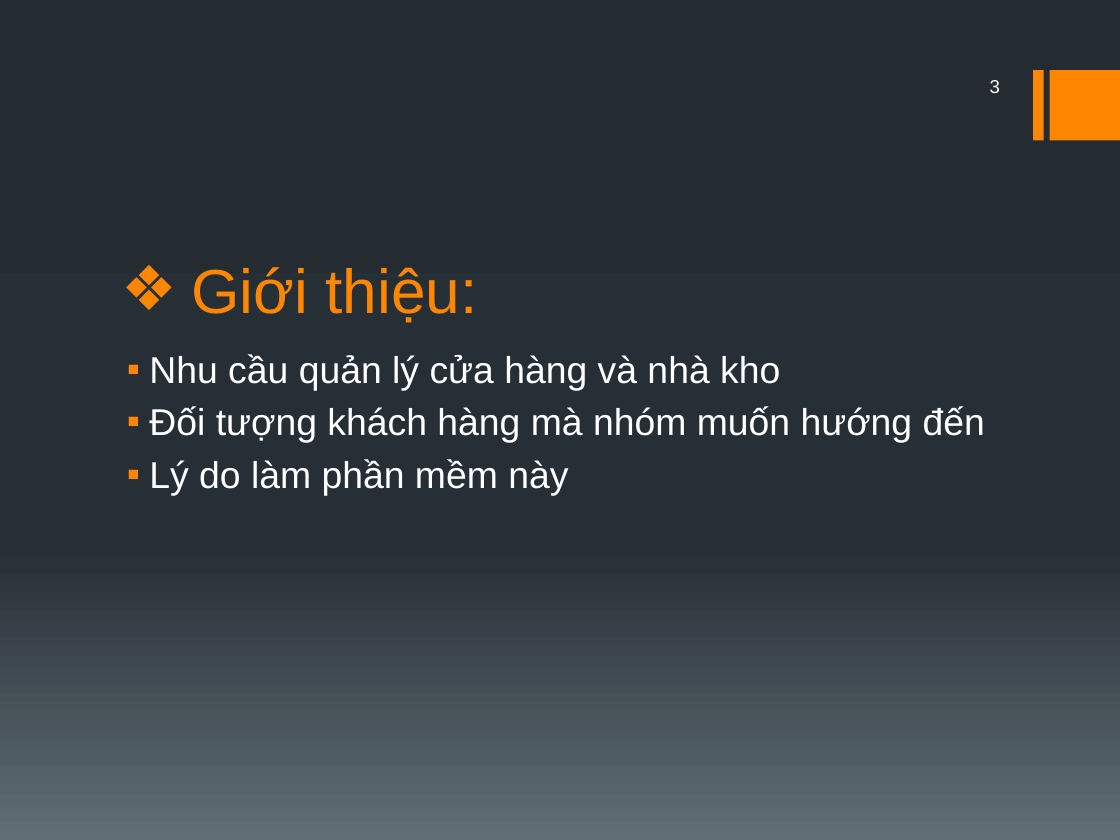
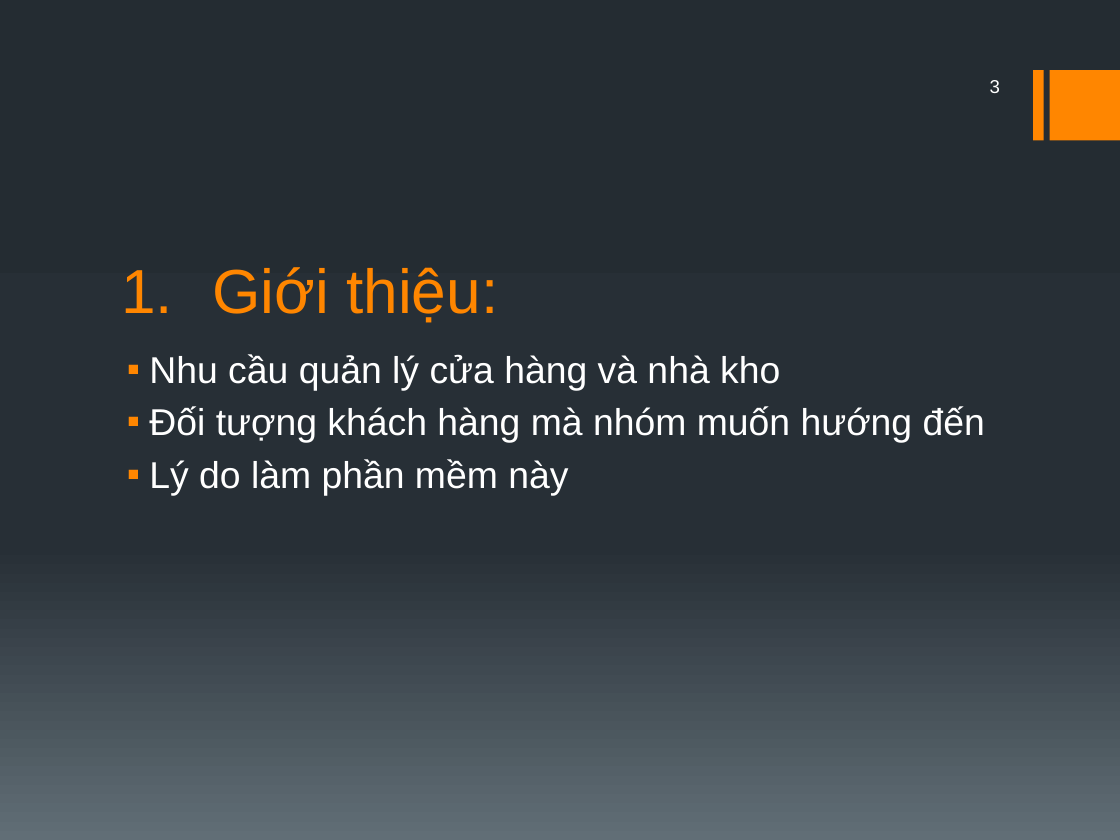
Before and after one commit to Hachiko001/CuaHang-NhaKho, a slide deck: slide 3 of Báo cáo/Báo cáo.pptx. Drawn at 1120x840 pixels with LibreOffice and Linux fonts; fonts in the diff are those of the drawing. Boxes give left, top, right and bottom in pixels: in the first picture for what was removed or moved away, otherwise in the second. Text is boxed around its words. In the diff, an @@ line names an element or a change of style, - is before the commit and + after.

```diff
--- a/Báo cáo/Báo cáo.pptx
+++ b/Báo cáo/Báo cáo.pptx
@@ title "Giới thiệu:" at bbox=[212, 267, 498, 323]: bullet ❖ to 1. @@
```
Also in this commit, not shown: 5 other slides changed, 4 slides added.
